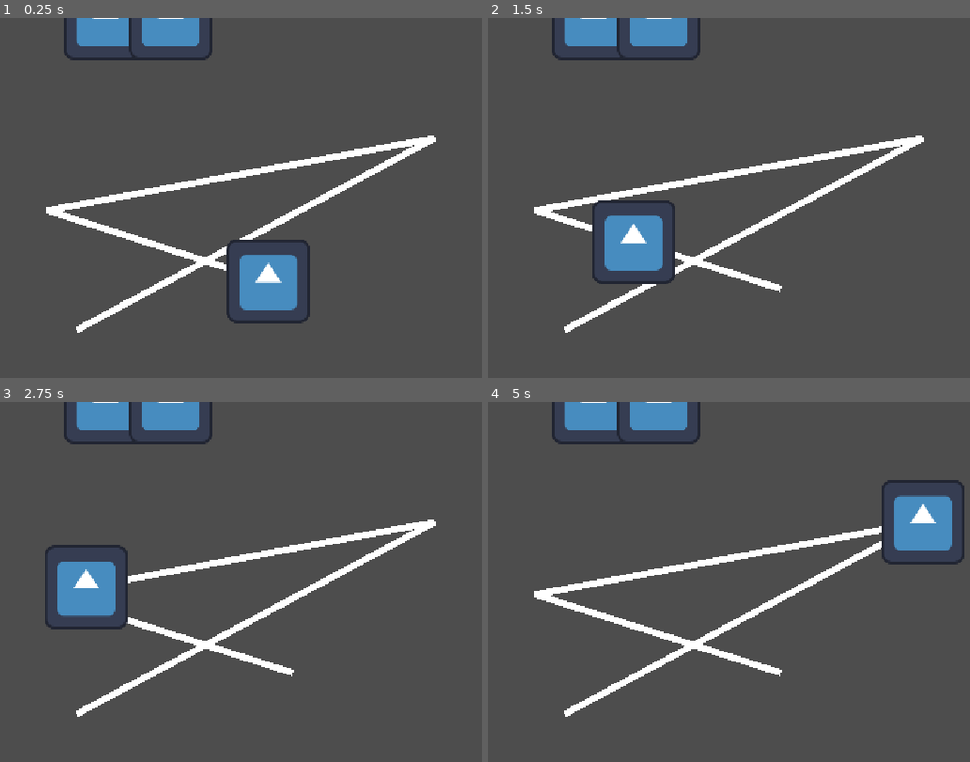
Above: before the commit, frames 1-4 (two rows, left to right).
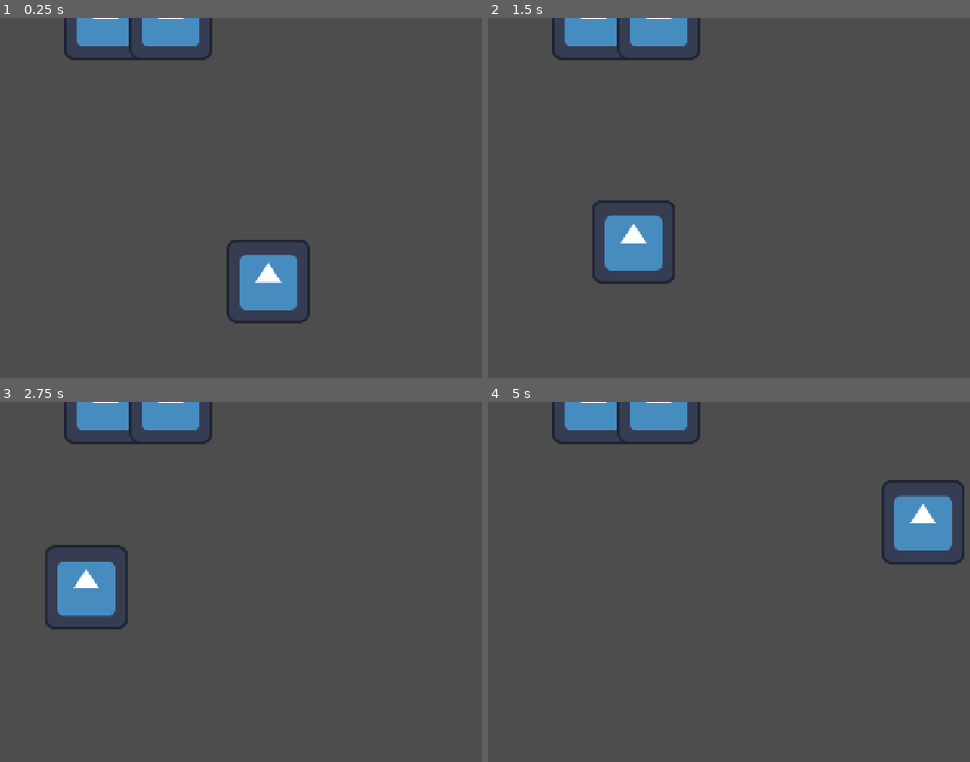
Above: after the commit, the same moments.

Repository: Novali91/CameraGame
Game: Godot game, scene res://game_manager.tscn
Two runs of this game, one before a commit and one after it. Both use one fixed random seed, a clock stepped at 60 frames per second and the inputs below. The engine's default icon, where the game draws it, is replaced by a stand-in: a white triangle on a blue panel in a dark square.
Inputs:
- Up to frame 1 (0.25 s): no input
- Up to frame 2 (1.5 s): no input
- Up to frame 3 (2.75 s): no input
- Up to frame 4 (5 s): no input

The runs differ from the first frame. In frame 1, 3.6% of the frame differs, in the area x 9-91%, y 32-88%; in frame 2, 3.5%; in frame 3, 3.3%; in frame 4, 3.6%, in the area x 9-82%, y 34-88%.

Commit message:
Live in-editor time

Diff:
--- a/game_manager.tscn
+++ b/game_manager.tscn
@@ -31,7 +31,7 @@
 [node name="People" type="Node" parent="." unique_id=443070008]
 
 [node name="PersonA" parent="People" unique_id=738572913 instance=ExtResource("2_o2178")]
-position = Vector2(200, 0)
+position = Vector2(319.684, 443.896)
 route = Array[ExtResource("3_vk86k")]([SubResource("Resource_shwjl"), SubResource("Resource_eakoi"), SubResource("Resource_8jrwq"), SubResource("Resource_gth8u")])
 
 [node name="PersonB" parent="People" unique_id=299382854 instance=ExtResource("2_o2178")]
--- a/person.gd
+++ b/person.gd
@@ -4,35 +4,42 @@
 
 @export var route: Array[Keyframe] = []
 var selected_from_person_editor: bool = false
+var route_vis: Line2D
+var next_travel_node: TravelNode
 
 func _ready() -> void:
 	pass
 
 func _process(_delta: float) -> void:
+	route_vis = get_node("../../Route Visualization") #yeah ik this is bad practice but I couldnt find any other way to do it in-editor
+	route_vis.visible = Engine.is_editor_hint()
 	if Engine.is_editor_hint():
+		travel(PersonEditor.time)
 		if selected_from_person_editor:
 			display_route()
 	else:
-		travel()
+		travel(GameManager.recording_time)
 
 
 func display_route():
-	var route_vis = get_node("../../Route Visualization") #yeah ik this is bad practice but I couldnt find any other way to do it in-editor
 	route_vis.clear_points()
 	for keyframe in route:
 		route_vis.add_point(get_travel_node(keyframe).position)
 
-func travel():
+func travel(cur_time: float):
 	var keyframe_a
 	var keyframe_b
 	for keyframe_index in range(route.size()-1):
 		keyframe_a = route[keyframe_index]
 		keyframe_b = route[keyframe_index + 1]
-		if GameManager.recording_time > keyframe_a.time and GameManager.recording_time < keyframe_b.time:
+		if cur_time > keyframe_a.time and cur_time < keyframe_b.time:
 			var travel_max_time = keyframe_b.time - keyframe_a.time
-			var travel_time = GameManager.recording_time - keyframe_a.time
+			var travel_time = cur_time - keyframe_a.time
 			var travel_progress = travel_time / travel_max_time
-			position = lerp(get_travel_node(keyframe_a).position,get_travel_node(keyframe_b).position,travel_progress)
+			var travel_node_a = get_travel_node(keyframe_a)
+			var travel_node_b = get_travel_node(keyframe_b)
+			next_travel_node = travel_node_b
+			position = lerp(travel_node_a.position,travel_node_b.position,travel_progress)
 			break
 
 func get_travel_node(keyframe: Keyframe) -> TravelNode:
--- a/person_editor.gd
+++ b/person_editor.gd
@@ -7,6 +7,7 @@
 var root: Node = EditorInterface.get_edited_scene_root()
 var people: Array[Person] = []
 var route_vis: Line2D = root.get_node("Route Visualization")
+static var time: float = 0
 
 func _run():
 	window = Window.new()
@@ -35,9 +36,15 @@
 	person_selector.position.y = 50
 	window.add_child(person_selector)
 
-	selected_person.get_travel_node(selected_person.route[0])
-	#for keyframe in selected_person.route:
-	#	route_vis.add_point(Person.ge)
+	var time_slider = HSlider.new()
+	time_slider.value_changed.connect(set_time)
+	time_slider.position.y = 100
+	time_slider.size.x = 100
+	time_slider.min_value = 0
+	time_slider.max_value = 10 #kind random enpoint idk, change later
+	time_slider.step = 0.01
+	window.add_child(time_slider)
+
 
 func add_keyframe():
 	var temp = selected_person.route.duplicate()
@@ -49,3 +56,6 @@
 	selected_person.selected_from_person_editor = false
 	selected_person = people[index]
 	selected_person.selected_from_person_editor = true
+
+func set_time(time: float):
+	self.time = time
